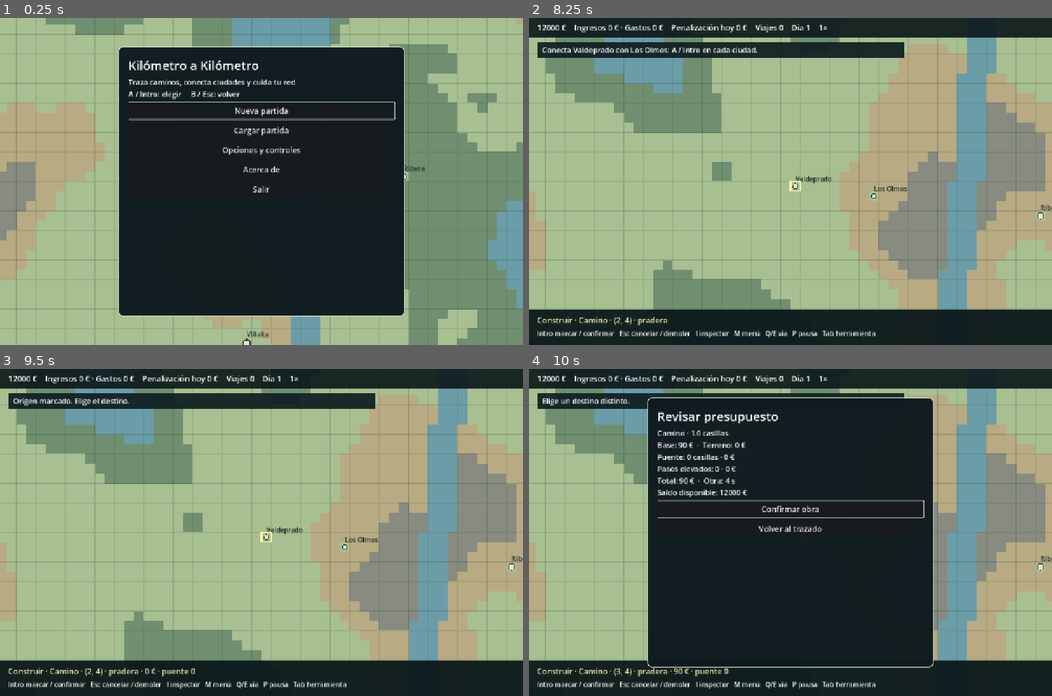
Above: before the commit, frames 1-4 (two rows, left to right).
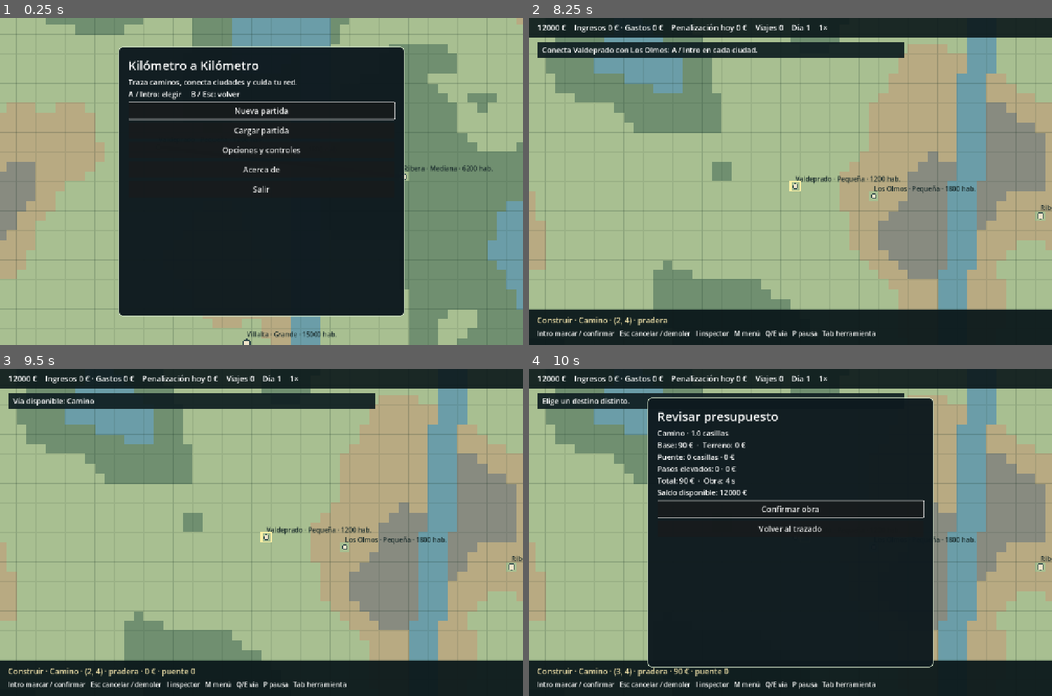
Above: after the commit, the same moments.

Repository: jalonsomerchan/kilometro-a-kilometro
Game: Godot game, scene res://main.tscn
Two runs of this game, one before a commit and one after it. Both use one fixed random seed, a clock stepped at 60 frames per second and the inputs below.
Inputs (mouse positions are in pixels of both pictures, inside the frame that each line leads up to):
- Up to frame 1 (0.25 s): no input
- Up to frame 2 (8.25 s): click "Nueva partida" at 0.5 s; click "Volver" at 1.25 s; click "Cargar partida" at 2 s; click "Volver" at 2.75 s; click "Acerca de" at 3.5 s; click "Volver" at 4.25 s; click "Opciones y controles" at 5 s; click "Volver" at 5.75 s; tap Enter (accept_action) at 6.5 s; move the mouse to (905, 165) at 6.52 s; hold Right (move_right) 6.53-7.25 s; hold E (road_next) 6.53-7.25 s; click (905, 165) at 6.67 s; tap Space at 6.77 s; tap Q (road_prev) at 6.8 s; click "Comenzar" at 7.25 s; click "Comenzar" at 8 s
- Up to frame 3 (9.5 s): tap Enter (accept_action) at 8.75 s; move the mouse to (156, 548) at 8.77 s; hold Escape (back_action) from 8.78 s (still down); tap Q (road_prev) at 8.85 s; tap Space at 9.02 s; tap E (road_next) at 9.05 s
- Up to frame 4 (10 s): tap Enter (accept_action) at 9.5 s; move the mouse to (842, 460) at 9.52 s; release Escape (back_action) at 9.53 s; hold Right (move_right) from 9.53 s (still down); hold Enter (accept_action) from 9.53 s (still down); tap Q (road_prev) at 9.8 s

The runs differ from the first frame. In frame 1, 0.2% of the frame differs, in the area x 51-95%, y 45-98%; in frame 2, 0.2%; in frame 3, 0.5%, in the area x 2-86%, y 8-54%; in frame 4, less than 0.1%.

Commit message:
feat: add economy, tolls, loans, contracts, and related smoke tests

Diff:
--- a/scripts/game_state.gd
+++ b/scripts/game_state.gd
@@ -47,6 +47,10 @@
 var loan_overdue: int = 0
 var contract: Dictionary = {}
 var contracts_completed: int = 0
+var toll_income: float = 0.0
+var contract_income: float = 0.0
+var contract_history: Array = []
+var next_contract_check: float = 0.0
 
 func _init(seed_number: int = 1) -> void:
  seed_value = seed_number
@@ -315,7 +319,7 @@
  return "Requiere %d viajes (%d), %d ciudades conectadas (%d) y %.0f%% de fiabilidad (%.0f%%)." % [required,completed,cities_required,cities_connected,reliability_required*100.0,reliability()*100.0]
 
 func take_loan() -> bool:
- if loan_taken: return false
+ if loan_taken or money >= Balance.LOAN_PRINCIPAL: return false
  loan_taken = true
  loan_remaining = Balance.LOAN_TOTAL
  money += Balance.LOAN_PRINCIPAL
@@ -334,7 +338,7 @@
  latest_notice = "Cuota del préstamo pagada: %.0f €. Deuda restante: %.0f €." % [installment,loan_remaining]
 
 func offer_contract(origin: int, destination: int) -> void:
- contract = {"origin":origin,"destination":destination,"status":"offered","reward":2200.0,"duration":Balance.DAY_SECONDS*4.0}
+ contract = {"origin":origin,"destination":destination,"status":"offered","reward":ceil(1600.0+_city_position(origin).distance_to(_city_position(destination))*100.0),"duration":Balance.DAY_SECONDS*4.0}
 
 func accept_contract() -> void:
  if contract.get("status","") != "offered": return
@@ -343,13 +347,17 @@
 
 func _update_contract() -> void:
  if contract.get("status","") != "active": return
+ if elapsed < next_contract_check and elapsed < float(contract.deadline): return
+ next_contract_check = elapsed + 2.0
  var origin: int = int(contract.origin)
  var destination: int = int(contract.destination)
  if origin >= cities.size() or destination >= cities.size(): return
  if not RoadNetwork.route(roads,_city_position(origin),_city_position(destination)).is_empty():
   money += float(contract.reward)
   income += float(contract.reward)
+  contract_income += float(contract.reward)
   contract.status = "completed"
+  contract_history.append("%d:%d" % [mini(origin,destination),maxi(origin,destination)])
   contracts_completed += 1
   latest_notice = "Contrato completado: +%.0f €." % float(contract.reward)
  elif elapsed >= float(contract.deadline):
@@ -427,6 +435,7 @@
    var toll: float = float(vehicle.get("toll_due",0.0))
    money += fare+toll
    income += fare+toll
+   toll_income += toll
    var target_time: float = maxf(3.0,float(vehicle.direct_distance)*Balance.LATE_GRACE_MULTIPLIER)
    var delay: float = maxf(0.0,float(vehicle.get("travel_time",0.0))-target_time)
    if delay > 0.0:
@@ -544,7 +553,7 @@
  return {}
 
 func data() -> Dictionary:
- return {"version":1,"generator_version":1,"name":game_name, …(1025 unchanged characters)… ntracts_completed":contracts_completed,"saved_at":Time.get_datetime_string_from_system()}
+ return {"version":1,"generator_version":1,"name":game_name, …(1025 unchanged characters)… ntracts_completed":contracts_completed,"toll_income":toll_income,"contract_income":contract_income,"contract_history":contract_history,"next_contract_check":next_contract_check,"saved_at":Time.get_datetime_string_from_system()}
 
 static func from_data(d: Dictionary) -> GameState:
  var s := GameState.new(int(d.seed))
@@ -590,5 +599,9 @@
  s.loan_overdue = int(d.get("loan_overdue",0))
  s.contract = d.get("contract",{})
  s.contracts_completed = int(d.get("contracts_completed",0))
+ s.toll_income = float(d.get("toll_income",0.0))
+ s.contract_income = float(d.get("contract_income",0.0))
+ s.contract_history = d.get("contract_history",[])
+ s.next_contract_check = float(d.get("next_contract_check",0.0))
  s._update_traffic()
  return s
--- a/scripts/main.gd
+++ b/scripts/main.gd
@@ -114,8 +114,8 @@
   else: _delete_prompt()
  elif event.is_action_pressed("inspect_action"): _inspector()
  elif event.is_action_pressed("menu_action"): _game_menu()
- elif event.is_action_pressed("road_prev"): selected_type = posmod(selected_type - 1, 7); _refresh_proposal()
- elif event.is_action_pressed("road_next"): selected_type = (selected_type + 1) % 7; _refresh_proposal()
+ elif event.is_action_pressed("road_prev"): selected_type = posmod(selected_type - 1, 7); _refresh_proposal(); _road_type_notice()
+ elif event.is_action_pressed("road_next"): selected_type = (selected_type + 1) % 7; _refresh_proposal(); _road_type_notice()
  elif event.is_action_pressed("pause_action"): simulation_speed = 1 if simulation_speed == 0 else 0
  elif event.is_action_pressed("tool_action"): _cycle_tool()
  else: return
@@ -125,6 +125,11 @@
  cursor += dir
  selected_road = 0
  _refresh_proposal()
+
+func _road_type_notice() -> void:
+ var requirement: String = state.unlock_reason(selected_type)
+ if not requirement.is_empty(): _notify("%s bloqueada. %s" % [Balance.ROADS[selected_type].name,requirement])
+ else: _notify("Vía disponible: " + str(Balance.ROADS[selected_type].name))
 
 func _refresh_proposal() -> void:
  if drawing:
@@ -153,8 +158,10 @@
  var cost: float = state.price(proposal,selected_type)
  var text: String = "%s · %.1f casillas\nBase: %.0f €  ·  Terreno: %.0f €\nPuente: %d casillas · %.0f €\nPasos elevados …(416 unchanged characters)…
  _make_panel("Revisar presupuesto",text,"review")
- if cost <= state.money: _button("Confirmar obra",func() -> void: state.build(proposal,selected_type); drawing = false; proposal = {}; _close_panel(); _notify("Obra iniciada. Se abrirá al terminar."))
- else: _label("Fondos insuficientes. Vuelve y ajusta el trazado.")
+ var locked: String = state.unlock_reason(selected_type)
+ if not locked.is_empty(): _label("Vía bloqueada. " + locked)
+ if cost <= state.money and locked.is_empty(): _button("Confirmar obra",func() -> void: state.build(proposal,selected_type); drawing = false; proposal = {}; _close_panel(); _notify("Obra iniciada. Se abrirá al terminar."))
+ elif cost > state.money: _label("Fondos insuficientes. Vuelve y ajusta el trazado.")
  _button("Volver al trazado",func() -> void: _close_panel())
  _focus_first()
 
@@ -200,10 +207,12 @@
     if int(other.id) != int(road.id) and int(other.type) <= 3 and other.path.has(point): unsafe_upgrade = true
  var description: String = "%s · %.0f € · cierre %.0f s\n%s\n%s" % ["Reparar a 100%" if repair else "Mejorar a " + str(Balance.ROADS[target].name),cost,duration,state.closure_impact(int(road.id)),"Mantenimiento preventivo: " + ("activo" if road.get("maintenance",false) else "inactivo")]
  if bridge_cost > 0.0: description += "\nReemplazo de puentes: %.0f € (incluido); cierre durante la obra." % bridge_cost
+ var unlock: String = state.unlock_reason(target) if not repair else ""
+ if not unlock.is_empty(): description += "\nVía bloqueada: " + unlock
  if unsafe_upgrade: description += "\nMejora no disponible: eliminaría conexiones a nivel y aún no se pueden construir enlaces."
  if road.has("scheduled_work"): description += "\nObra pendiente: " + str(road.scheduled_work.status)
  _make_panel("Reparar y mantener" if repair else "Mejorar",description,"action")
- if float(road.work) <= 0.0 and state.money >= cost and not unsafe_upgrade:
+ if float(road.work) <= 0.0 and state.money >= cost and not unsafe_upgrade and unlock.is_empty():
   var label: String = "Asumir aislamiento e iniciar" if not lost.is_empty() else "Iniciar ahora"
   _button(label,func() -> void:
    if not lost.is_empty(): _confirm_work(road,kind,target,cost,duration,false)
@@ -447,12 +456,43 @@
  _button("Cruces: " + ("paso elevado" if elevated_crossings else "a nivel"),func() -> void: elevated_crossings = not elevated_crossings; _refresh_proposal(); _game_menu())
  _button("Velocidad: %s" % ("pausa" if simulation_speed == 0 else str(simulation_speed)+"×"),func() -> void: simulation_speed = {0:1,1:2,2:4,4:0}[simulation_speed]; _game_menu())
  _button("Vista: " + view_mode,func() -> void: view_mode = {"normal":"tráfico","tráfico":"conservación","conservación":"demanda","demanda":"normal"}[view_mode]; _game_menu())
+ _button("Economía y contratos",func() -> void: _economy_menu())
  _button("Balance y tráfico",func() -> void: _traffic_summary())
  _button("Avisos y eventos",func() -> void: _events_menu())
  _button("Guardar partida",func() -> void: _save())
  _button("Volver al menú principal",func() -> void: _return_prompt())
  _button("Continuar jugando",func() -> void: _close_panel())
  _focus_first()
+
+func _economy_menu() -> void:
+ var today_income: float = state.income-state.income_day_start
+ var today_expenses: float = state.expenses-state.expenses_day_start
+ var desc: String = "Hoy: ingresos %.0f € · gastos %.0f € · saldo %+.0f €\nAyer: ingresos %.0f € · gastos %.0f € · saldo %+.0f €\nAcumulado: ingresos %.0f € · gastos %.0f €\nDe ellos: peajes %.0f € · contratos %.0f €\nCiudades conectadas: %d · fiabilidad %.0f%%\nPréstamo pendiente: %.0f € · cuotas fallidas %d" % [today_income,today_expenses,today_income-today_expenses,state.yesterday_income,state.yesterday_expenses,state.yesterday_income-state.yesterday_expenses,state.income,state.expenses,state.toll_income,state.contract_income,state.connected_cities(),state.reliability()*100.0,state.loan_remaining,state.loan_overdue]
+ if not state.contract.is_empty():
+  var c: Dictionary = state.contract
+  desc += "\nContrato %s: %s ↔ %s · %.0f €" % [c.status,state.cities[int(c.origin)].name,state.cities[int(c.destination)].name,c.reward]
+  if c.status == "active": desc += " · quedan %.0f s" % maxf(0.0,float(c.deadline)-state.elapsed)
+ _make_panel("Economía y contratos",desc,"economy")
+ if not state.loan_taken and state.money < Balance.LOAN_PRINCIPAL:
+  _button("Préstamo: +%.0f €; devolver %.0f € en cuotas de %.0f €/día" % [Balance.LOAN_PRINCIPAL,Balance.LOAN_TOTAL,Balance.LOAN_DAILY_PAYMENT],func() -> void: state.take_loan(); _economy_menu())
+ if state.contract.get("status","") == "offered":
+  _button("Aceptar contrato",func() -> void: state.accept_contract(); _economy_menu())
+ elif state.contract.get("status","") != "active":
+  _button("Buscar contrato de conexión",func() -> void: _offer_contract())
+ _button("Volver",func() -> void: _game_menu())
+ _focus_first()
+
+func _offer_contract() -> void:
+ var count: int = mini(state.cities.size(),12)
+ for a: int in range(count):
+  for b: int in range(a+1,count):
+   if state.contract_history.has("%d:%d" % [a,b]): continue
+   if RoadNetwork.route(state.roads,state._city_position(a),state._city_position(b)).is_empty():
+    state.offer_contract(a,b)
+    _economy_menu()
+    return
+ _economy_menu()
+ _label("No hay conexiones nuevas disponibles entre las primeras ciudades conocidas.")
 
 func _traffic_summary() -> void:
  var text: String = "Demanda potencial: %.1f viajes\nIniciados: %d · completados: %d\nSin atender: %d · interrumpidos:  …(544 unchanged characters)…
@@ -505,7 +545,7 @@
  var desc: String = "Casilla (%d, %d) · %s" % [cursor.x,cursor.y,state.world.terrain(cursor)]
  for city: Dictionary in state.cities:
   if int(city.x) == cursor.x and int(city.y) == cursor.y:
-   desc += "\n%s · %d habitantes\n" % [city.name,city.population]
+   desc += "\n%s · %s · %d habitantes\n" % [city.name,WorldGenerator.city_size(int(city.population)),city.population]
    var count: int = 0
    for destination: Dictionary in state.cities:
     if destination == city: continue
@@ -535,15 +575,25 @@
   for road: Dictionary in roads:
    if int(event.road_id) == int(road.id): desc += "\n%s: quedan %.0f s%s" % [event.title,event.remaining," · CERRADA" if event.closed else ""]
  _make_panel("Inspector",desc,"inspector")
+ if not roads.is_empty() and int(roads[mini(selected_road,roads.size()-1)].type) == 6:
+  var toll_road: Dictionary = roads[mini(selected_road,roads.size()-1)]
+  _button("Peaje: %.0f €" % float(toll_road.get("toll",0.0)),func() -> void: _toll_menu(toll_road))
  if roads.size() > 1: _button("Siguiente elemento",func() -> void: selected_road = (selected_road+1)%roads.size(); _inspector())
  _button("Volver",func() -> void: _close_panel())
+ _focus_first()
+
+func _toll_menu(road: Dictionary) -> void:
+ _make_panel("Peaje de autopista", "El peaje se paga solo al completar el viaje. Los coches siguen priorizando el menor tiempo estimado.","action")
+ for toll: int in [0,10,25,50,100]:
+  _button("%d € por paso" % toll,func() -> void: road.toll = float(toll); _close_panel(); _notify("Peaje actualizado."))
+ _button("Volver",func() -> void: _inspector())
  _focus_first()
 
 func _back() -> void:
  match screen:
   "title": _quit_prompt()
   "new", "load", "options", "about", "quit": _show_title()
-  "return", "events", "traffic_summary": _game_menu()
+  "return", "events", "traffic_summary", "economy": _game_menu()
   _: _close_panel()
 
 func _close_panel() -> void:
@@ -594,7 +644,7 @@
   var radius: float = clampf(5.0+sqrt(float(city.population))/22.0,7.0,13.0)*zoom
   draw_circle(pos,radius,Color("30494a"))
   draw_rect(Rect2(pos-Vector2(radius*0.6,radius*0.65),Vector2(radius*1.2,radius*1.3)),Color("efe4c9"))
-  draw_string(ThemeDB.fallback_font,pos+Vector2(0,-radius-5),str(city.name),HORIZONTAL_ALIGNMENT_CENTER,-1,16,Color("1a2c2c"))
+  draw_string(ThemeDB.fallback_font,pos+Vector2(0,-radius-5),"%s · %s · %d hab." % [city.name,WorldGenerator.city_size(int(city.population)),city.population],HORIZONTAL_ALIGNMENT_CENTER,-1,16,Color("1a2c2c"))
  if state != null:
   for vehicle: Dictionary in state.vehicles: _draw_vehicle(vehicle,offset,cell)
   var cpos: Vector2 = offset+Vector2(cursor)*cell
--- /dev/null
+++ b/tests/economy_smoke.gd
@@ -0,0 +1,52 @@
+extends SceneTree
+
+func _initialize() -> void:
+ assert(WorldGenerator.city_size(1200)=="Pequeña")
+ assert(WorldGenerator.city_size(6200)=="Mediana")
+ assert(WorldGenerator.city_size(15000)=="Grande")
+ var low := GameState.new(1)
+ low.cities = [{"name":"A","x":0,"y":0,"population":1000,"completed":{}},{"name":"B","x":4,"y":0,"population":1000,"completed":{}}]
+ low._generate_demand(1.0)
+ var high := GameState.new(1)
+ high.cities = [{"name":"A","x":0,"y":0,"population":12000,"completed":{}},{"name":"B","x":4,"y":0,"population":1000,"completed":{}}]
+ high._generate_demand(1.0)
+ assert(high.potential_demand > low.potential_demand)
+ assert(is_equal_approx(float(high.demand_credit["0:1"]),float(high.demand_credit["1:0"])))
+ assert(not low.unlock_reason(2).is_empty())
+ low.roads = [{"id":9,"path":[[0,0],[1,0],[2,0],[3,0],[4,0]],"type":0,"length":4.0,"work":0.0,"condition":100.0,"speed_limit":25.0,"trips":0}]
+ low.completed = 10
+ assert(low.unlock_reason(2).is_empty())
+ low.money = 1000.0
+ assert(low.take_loan())
+ assert(not low.take_loan())
+ var loan_copy: GameState = GameState.from_data(JSON.parse_string(JSON.stringify(low.data())))
+ assert(is_equal_approx(loan_copy.loan_remaining,Balance.LOAN_TOTAL))
+ loan_copy._pay_loan_installment()
+ assert(is_equal_approx(loan_copy.loan_remaining,Balance.LOAN_TOTAL-Balance.LOAN_DAILY_PAYMENT))
+ var state := GameState.new(2)
+ state.cities = [{"name":"A","x":0,"y":0,"population":1000,"completed":{}},{"name":"B","x":1,"y":0,"population":1000,"completed":{}}]
+ state.roads = [{"id":1,"path":[[0,0],[1,0]],"type":6,"length":1.0,"work":0.0,"condition":100.0,"speed_limit":120.0,"trips":0,"toll":25.0}]
+ state.spawn_clock = -1000.0
+ assert(state._start_trip(0,1))
+ var copy: GameState = GameState.from_data(JSON.parse_string(JSON.stringify(state.data())))
+ assert(float(copy.vehicles[0].toll_due)==25.0)
+ copy.step(0.25)
+ assert(copy.completed==1 and is_equal_approx(copy.income,143.0))
+ assert(is_equal_approx(copy.toll_income,25.0))
+ var earned: float = copy.income
+ copy.step(0.25)
+ assert(is_equal_approx(copy.income,earned))
+ var contract_state := GameState.new(3)
+ contract_state.cities = state.cities.duplicate(true)
+ contract_state.offer_contract(0,1)
+ contract_state.accept_contract()
+ contract_state.roads = state.roads.duplicate(true)
+ var contract_copy: GameState = GameState.from_data(JSON.parse_string(JSON.stringify(contract_state.data())))
+ contract_copy._update_contract()
+ assert(contract_copy.contract.status=="completed" and contract_copy.contracts_completed==1)
+ assert(is_equal_approx(contract_copy.contract_income,float(contract_copy.contract.reward)))
+ var reward: float = contract_copy.income
+ contract_copy._update_contract()
+ assert(is_equal_approx(contract_copy.income,reward))
+ print("ECONOMY OK: tamaño, demanda, préstamo, peaje y contrato")
+ quit()
--- /dev/null
+++ b/tests/economy_ui_smoke.gd
@@ -0,0 +1,20 @@
+extends SceneTree
+
+func _initialize() -> void:
+ call_deferred("run_test")
+
+func run_test() -> void:
+ var game: Node = load("res://main.tscn").instantiate()
+ root.add_child(game)
+ await process_frame
+ game.state = GameState.new(1)
+ game.state.discover(Vector2i.ZERO)
+ game._economy_menu()
+ assert(game.screen == "economy")
+ game._offer_contract()
+ assert(game.state.contract.get("status","") == "offered")
+ game.state.accept_contract()
+ game._economy_menu()
+ assert(game.screen == "economy")
+ print("ECONOMY UI OK: balance y contrato")
+ quit()
Not shown, added: tests/fastest_route_smoke.gd.uid
